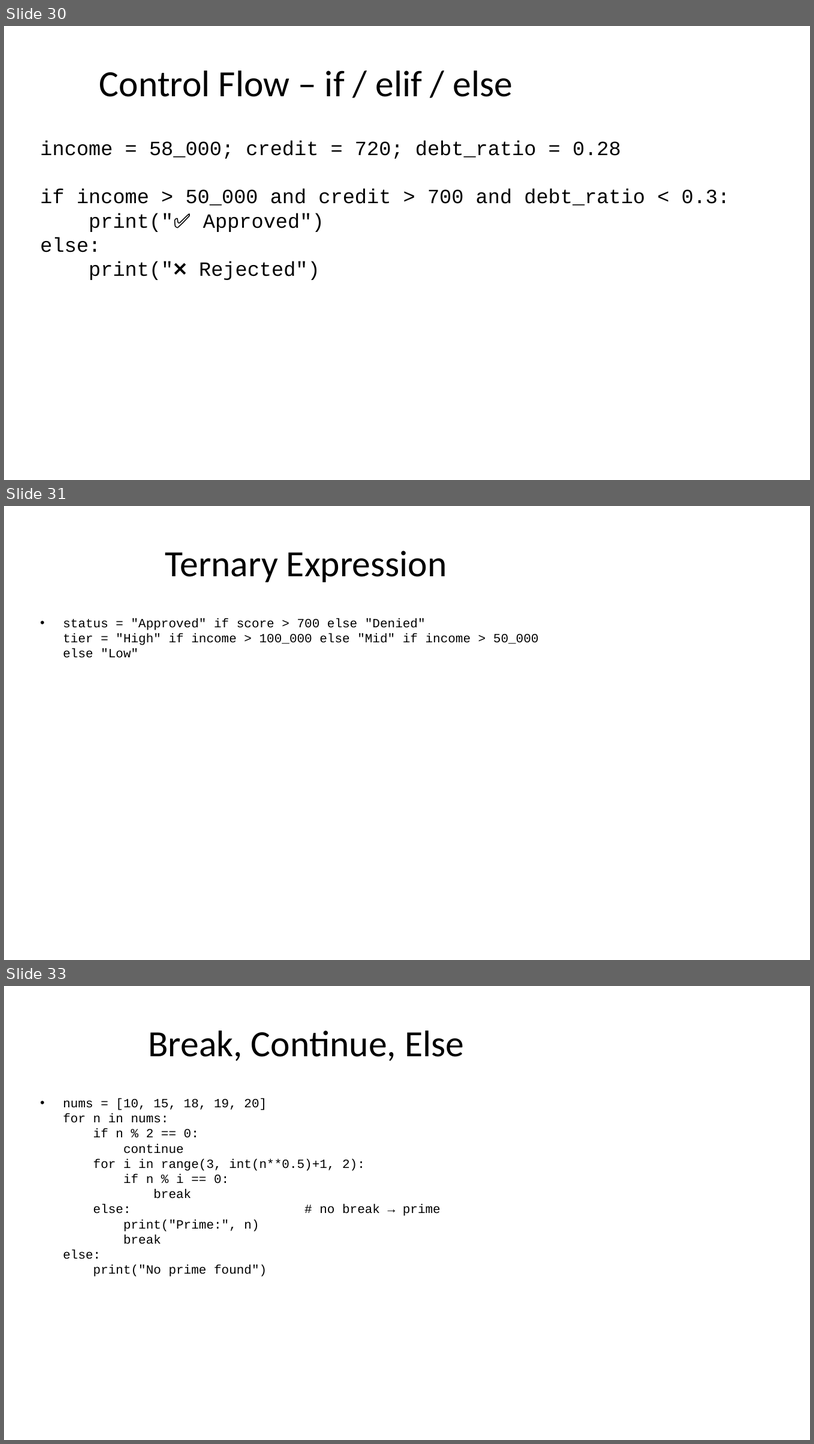
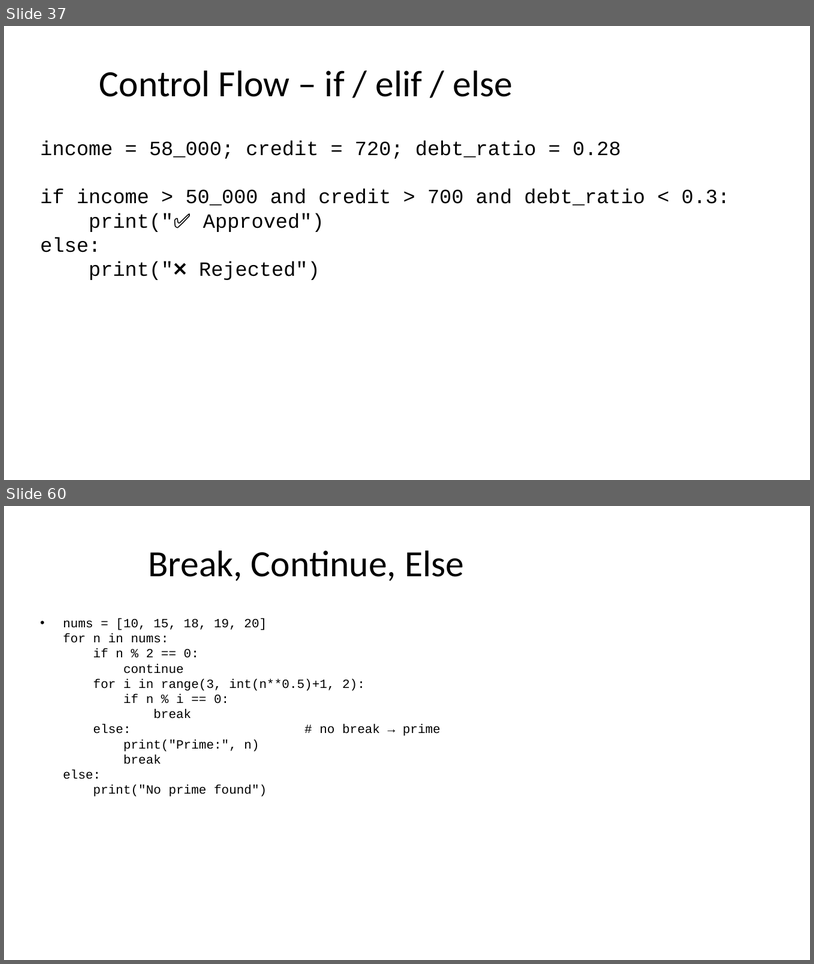
Before and after one commit to seanwhs/3-Day-Python-Crash-Course, a slide deck: Python_Crash_Course_2025.pptx. Shown one above the other, each under a label of ours: slides 30, 31 and 33 before the commit, slides 37 and 60 after it; the slides between them are not shown. The pictures are 814x1444 and 814x964 pixels, drawn with LibreOffice and Linux fonts; fonts in the diff are those of the drawing. Boxes give left, top, right and bottom in pixels: in the first picture for what was removed or moved away, otherwise in the second. Text is boxed around its words. In the diff, an @@ line names an element or a change of style, - is before the commit and + after.

```diff
--- a/Python_Crash_Course_2025.pptx
+++ b/Python_Crash_Course_2025.pptx
@@ slide 31 removed at bbox=[4, 506, 810, 960], background #FFFFFF @@
@@ title removed at bbox=[165, 550, 447, 582] @@
-Ternary Expression
@@ text removed at bbox=[63, 618, 539, 658] @@
-• status = "Approved" if score > 700 else "Denied"
-  tier = "High" if income > 100_000 else "Mid" if income > 50_000 else "Low"
@@ what was slide 30 is now slide 37 @@
@@ what was slide 33 is now slide 60 @@
```
Also in this commit, not shown: 1 slide changed, 28 slides added.
